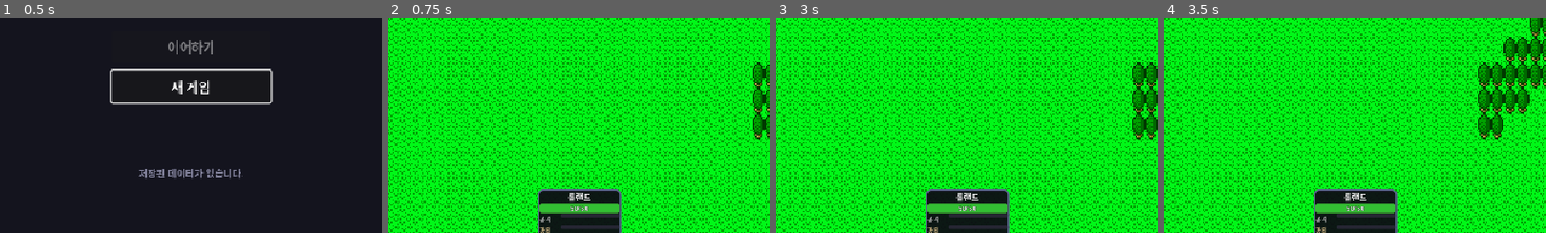
Above: before the commit, frames 1-4 (left to right).
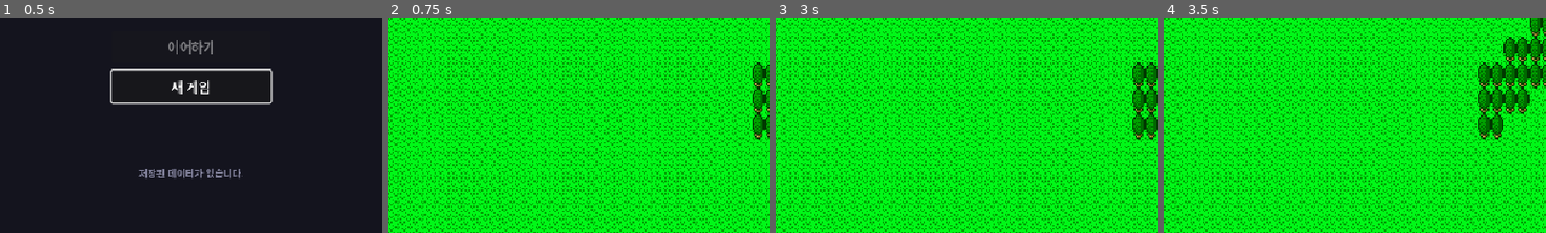
Above: after the commit, the same moments.

Repository: limmmmmmn/Appears-Appears
Game: Godot game, scene res://scenes/main/Main.tscn
Two runs of this game, one before a commit and one after it. Both use one fixed random seed, a clock stepped at 60 frames per second and the inputs below.
Inputs (mouse positions are % of the whole screen's width and height, from its top left):
- Up to frame 1 (0.5 s): no input
- Up to frame 2 (0.75 s): click "새 게임" at 0.5 s
- Up to frame 3 (3 s): click "☰" at 1.25 s; click "게임 계속" at 2 s; tap Enter at 2.75, 2.85 s; move the mouse to (72, 45) at 2.77 s; hold Right (ui_right) from 2.78 s (still down); click (72, 45) at 2.92 s
- Up to frame 4 (3.5 s): keep holding Right (ui_right); tap Space at 3.02 s
The pictures show only the part of the screen within x 25-75%, y 50-100%; the shares and areas given below are measured in that part.

Frame 1 is identical in both runs. In frame 2, 4.5% of the frame differs, in the area x 39-62%, y 79-100%; in frame 3, 4.5%; in frame 4, 4.5%.

Commit message:
fix: 파티 카드 hover 떨림 완전 해결
- wrapper는 항상 CARD_HEIGHT 크기 유지 (마우스 감지 영역 고정)
- 별도의 clip_container로 시각적 클리핑 처리
- 마우스 영역이 변하지 않아 떨림 없음
- 아래에서 위로 마우스 올려도 정상 동작

https://claude.ai/code/session_01HMJ2TZbvfDboco6XHexxSY

Diff:
--- a/scripts/ui/field/BottomPartyCards.gd
+++ b/scripts/ui/field/BottomPartyCards.gd
@@ -26,7 +26,8 @@
 
 # 카드 데이터
 class HeroCard:
-	var wrapper: Control  # 래퍼 (클리핑용)
+	var wrapper: Control  # 마우스 감지용 (항상 큰 크기)
+	var clip_container: Control  # 클리핑용 (크기 변경)
 	var panel: PanelContainer  # 실제 카드 패널
 	var name_label: Label
 	var hp_bar: ProgressBar
@@ -98,18 +99,25 @@
 	var card := HeroCard.new()
 	card.hero_index = index
 
-	# 래퍼 (클리핑 컨테이너)
+	# 외부 래퍼 (마우스 감지용 - 항상 큰 크기, 투명)
 	card.wrapper = Control.new()
-	card.wrapper.custom_minimum_size = Vector2(CARD_WIDTH, CARD_VISIBLE_HEIGHT)
-	card.wrapper.clip_contents = true
+	card.wrapper.custom_minimum_size = Vector2(CARD_WIDTH, CARD_HEIGHT)
 	card.wrapper.set_meta("card_index", index)
 
-	# 메인 패널 (래퍼 안에서 움직임)
+	# 클리핑 컨테이너 (하단에 위치, 크기 변경됨)
+	card.clip_container = Control.new()
+	card.clip_container.clip_contents = true
+	card.clip_container.custom_minimum_size = Vector2(CARD_WIDTH, CARD_VISIBLE_HEIGHT)
+	card.clip_container.set_anchors_preset(Control.PRESET_BOTTOM_WIDE)
+	card.clip_container.offset_top = CARD_HEIGHT - CARD_VISIBLE_HEIGHT
+	card.wrapper.add_child(card.clip_container)
+
+	# 메인 패널 (클리핑 컨테이너 안)
 	card.panel = PanelContainer.new()
 	card.panel.custom_minimum_size = Vector2(CARD_WIDTH, CARD_HEIGHT)
-	card.panel.position = Vector2(0, CARD_HEIGHT - CARD_VISIBLE_HEIGHT)  # 기본: 아래로 내려감
+	card.panel.position = Vector2(0, -(CARD_HEIGHT - CARD_VISIBLE_HEIGHT))  # 상단 부분이 잘리도록
 	_style_card_panel(card.panel)
-	card.wrapper.add_child(card.panel)
+	card.clip_container.add_child(card.panel)
 
 	# 마우스 이벤트 연결
 	card.wrapper.mouse_entered.connect(_on_card_mouse_entered.bind(card))
@@ -205,11 +213,15 @@
 	tween.set_parallel(true)
 
 	if expand:
-		tween.tween_property(card.wrapper, "custom_minimum_size", Vector2(CARD_WIDTH, CARD_HEIGHT), 0.1)
+		# 클리핑 영역 확장 + 패널 위치 조정
+		tween.tween_property(card.clip_container, "offset_top", 0.0, 0.1)
+		tween.tween_property(card.clip_container, "custom_minimum_size", Vector2(CARD_WIDTH, CARD_HEIGHT), 0.1)
 		tween.tween_property(card.panel, "position", Vector2(0, 0), 0.1)
 	else:
-		tween.tween_property(card.wrapper, "custom_minimum_size", Vector2(CARD_WIDTH, CARD_VISIBLE_HEIGHT), 0.12)
-		tween.tween_property(card.panel, "position", Vector2(0, CARD_HEIGHT - CARD_VISIBLE_HEIGHT), 0.12)
+		# 클리핑 영역 축소 + 패널 위치 조정
+		tween.tween_property(card.clip_container, "offset_top", float(CARD_HEIGHT - CARD_VISIBLE_HEIGHT), 0.12)
+		tween.tween_property(card.clip_container, "custom_minimum_size", Vector2(CARD_WIDTH, CARD_VISIBLE_HEIGHT), 0.12)
+		tween.tween_property(card.panel, "position", Vector2(0, -(CARD_HEIGHT - CARD_VISIBLE_HEIGHT)), 0.12)
 
 	card.panel.set_meta("tween", tween)
 
